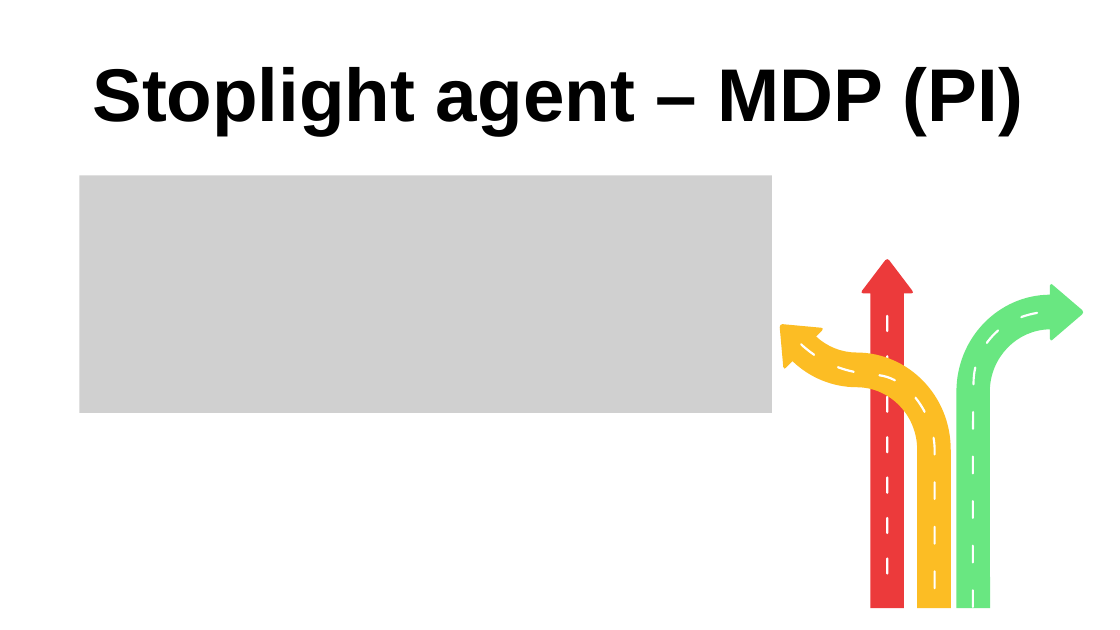
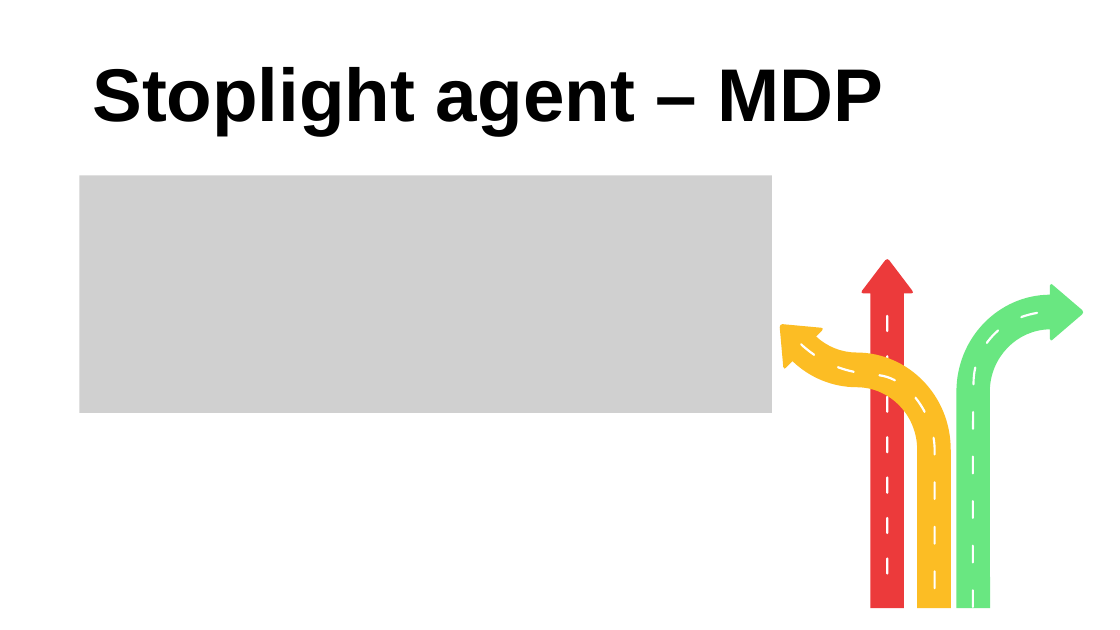
Before and after one commit to davidecapone/TrafficLightsOptimization, a slide deck: slide 15 of Presentation.pptx (slide 14 before the commit). Drawn at 1120x630 pixels with LibreOffice and Linux fonts; fonts in the diff are those of the drawing; grey boxes stand for pictures. Boxes give left, top, right and bottom in pixels: in the first picture for what was removed or moved away, otherwise in the second. Text is boxed around its words. In the diff, an @@ line names an element or a change of style, - is before the commit and + after.

```diff
--- a/Presentation.pptx
+++ b/Presentation.pptx
@@ title at [92, 67, 884, 135]: text changed @@
-Stoplight agent – MDP (PI)
+Stoplight agent – MDP
```
Also in this commit, not shown: 1 other slide changed, 1 slide removed.
